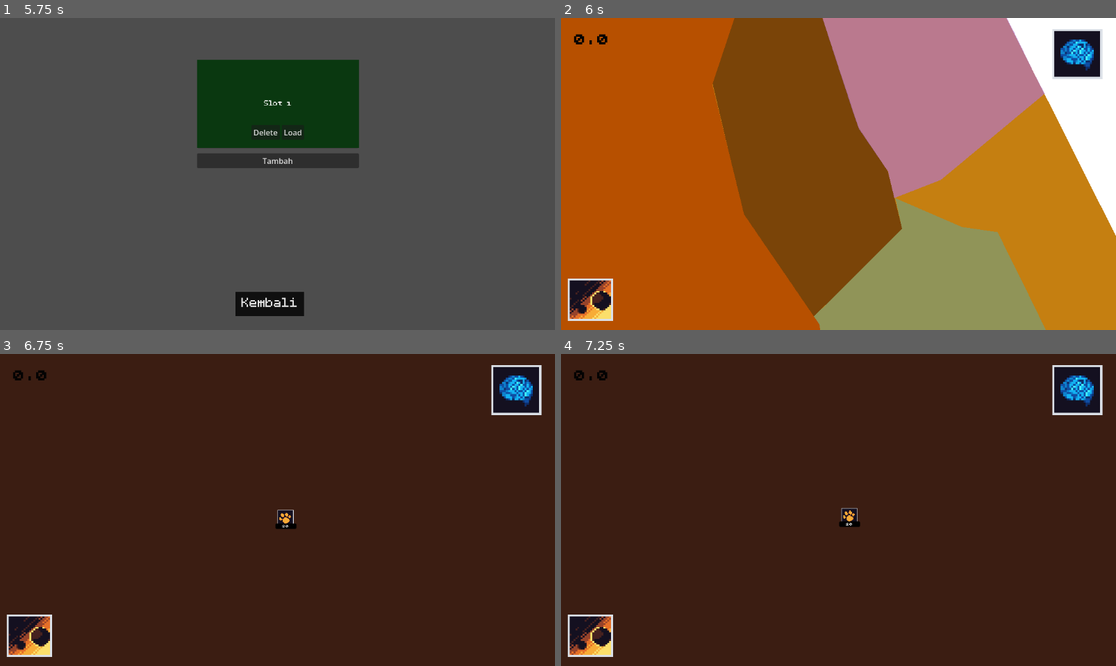
Above: before the commit, frames 1-4 (two rows, left to right).
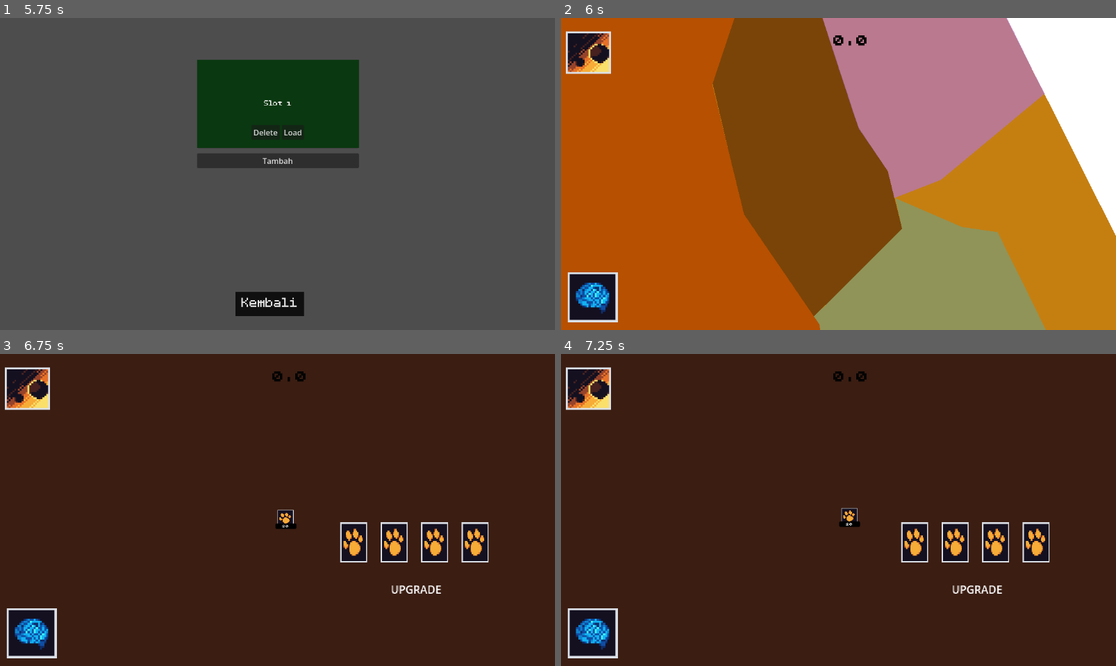
Above: after the commit, the same moments.

Repository: azizul987/Sawit-io
Game: Godot game, scene res://Scene/MainMenui.tscn
Same seed, same stepped clock (60 frames per second), same inputs: the game is played once before the commit and once after it.
Inputs (mouse positions are in pixels of both pictures, inside the frame that each line leads up to; where the layout moved, square brackets give the same spot in the first picture):
- Up to frame 1 (5.75 s): click "Mulai" at 0.5 s; tap Enter at 1.25 s; move the mouse to (399, 158) at 1.27 s; hold Right (ui_right) 1.28-2 s; hold M (add_coin) 1.28-2 s; click (399, 158) at 1.42 s; click "Tambah" at 2 s; click "Kembali" at 2.75 s; click "Mulai" at 3.5 s; drag from (166, 189) to (249, 236) at 4.27 s; tap Space at 5 s; move the mouse to (333, 105) at 5.02 s; hold Right (ui_right) from 5.03 s (still down); hold E (zoom_out) from 5.03 s (still down)
- Up to frame 2 (6 s): release Right (ui_right) at 5.75 s; release E (zoom_out) at 5.75 s; click "Load" at 5.75 s
- Up to frame 3 (6.75 s): click (33, 631) [516, 391] at 6.5 s
- Up to frame 4 (7.25 s): no input

Frame 1 is identical in both runs. In frame 2, 3.9% of the frame differs, in the area x 0-98%, y 3-98%; in frame 3, 6.4%; in frame 4, 6.4%.

Commit message:
add update menu

Diff:
--- /dev/null
+++ b/Logic/Data Templete/Data/Source/UpgradeData.gd
@@ -0,0 +1,27 @@
+class_name UpgradeData
+extends Resource
+
+@export_category("Upgrade Information")
+@export var upgrade_name: String = "Upgrade Baru"
+@export var price: float = 10.0
+@export var icon: Texture2D
+
+@export_category("Level")
+@export var current_level: int = 0
+@export var max_level: int = 10
+
+
+func can_upgrade() -> bool:
+	return current_level < max_level
+
+
+func upgrade() -> bool:
+	if not can_upgrade():
+		return false
+
+	current_level += 1
+	return true
+
+
+func is_max_level() -> bool:
+	return current_level >= max_level
--- /dev/null
+++ b/Logic/Data Templete/Data/Source/updatedatabase.gd
@@ -0,0 +1,4 @@
+class_name UpgradeDatabase
+extends Resource
+
+@export var upgrades: Array[UpgradeData] = []
--- a/Logic/Data Templete/Data/ress/Wilayah3.tres
+++ b/Logic/Data Templete/Data/ress/Wilayah3.tres
@@ -7,6 +7,6 @@
 id_wilayah = &"3"
 nama_wilayah = "Wilayah_3"
 tipe_wilayah = 2
-harga = 100
+harga = 20
 skala_button = 5.0
 metadata/_custom_type_script = "uid://b231hp4nl4apw"
--- /dev/null
+++ b/Logic/Data Templete/Data/ress/updatedatabase.tres
@@ -0,0 +1,23 @@
+[gd_resource type="Resource" script_class="UpgradeDatabase" format=3 uid="uid://dg02w7l0srhat"]
+
+[ext_resource type="Script" uid="uid://b2qs3ham6ojqe" path="res://Logic/Data Templete/Data/Source/updatedatabase.gd" id="1_erwtg"]
+[ext_resource type="Script" uid="uid://g1tewc4pomil" path="res://Logic/Data Templete/Data/Source/UpgradeData.gd" id="2_own6j"]
+[ext_resource type="Texture2D" uid="uid://pg3lumyfvw84" path="res://temp tekture/skill_icons_by_quintino_pixels/24x24/skill_icons5.png" id="3_own6j"]
+[ext_resource type="Texture2D" uid="uid://dkn5k3fjed8dy" path="res://temp tekture/skill_icons_by_quintino_pixels/24x24/skill_icons8.png" id="4_hf23s"]
+
+[sub_resource type="Resource" id="Resource_hf23s"]
+script = ExtResource("2_own6j")
+upgrade_name = "Tes 1"
+icon = ExtResource("3_own6j")
+metadata/_custom_type_script = "uid://g1tewc4pomil"
+
+[sub_resource type="Resource" id="Resource_1pppr"]
+script = ExtResource("2_own6j")
+upgrade_name = "Tes 2"
+icon = ExtResource("4_hf23s")
+metadata/_custom_type_script = "uid://g1tewc4pomil"
+
+[resource]
+script = ExtResource("1_erwtg")
+upgrades = Array[ExtResource("2_own6j")]([SubResource("Resource_hf23s"), SubResource("Resource_1pppr")])
+metadata/_custom_type_script = "uid://b2qs3ham6ojqe"
--- /dev/null
+++ b/Logic/object_For_skrip/updatebtn.tscn
@@ -0,0 +1,45 @@
+[gd_scene format=3 uid="uid://yafkb03mfrdh"]
+
+[ext_resource type="Script" uid="uid://vt368nue1bln" path="res://Ui/updatebtn.gd" id="1_fo7bx"]
+[ext_resource type="Texture2D" uid="uid://bnn4d5r1duo1i" path="res://temp tekture/skill_icons_by_quintino_pixels/24x24/skill_icons2.png" id="2_1gh37"]
+
+[node name="Updatebtn" type="Button" unique_id=1619997399]
+custom_minimum_size = Vector2(412, 80)
+script = ExtResource("1_fo7bx")
+
+[node name="HBoxContainer" type="HBoxContainer" parent="." unique_id=938833588]
+layout_mode = 1
+anchors_preset = 15
+anchor_right = 1.0
+anchor_bottom = 1.0
+grow_horizontal = 2
+grow_vertical = 2
+
+[node name="MarginContainer" type="MarginContainer" parent="HBoxContainer" unique_id=151813277]
+layout_mode = 2
+theme_override_constants/margin_left = 9
+theme_override_constants/margin_top = 11
+theme_override_constants/margin_right = 12
+theme_override_constants/margin_bottom = 12
+
+[node name="Icon" type="TextureButton" parent="HBoxContainer/MarginContainer" unique_id=1897968863]
+custom_minimum_size = Vector2(50, 50)
+layout_mode = 2
+texture_normal = ExtResource("2_1gh37")
+stretch_mode = 0
+
+[node name="VBoxContainer" type="VBoxContainer" parent="HBoxContainer" unique_id=1354535279]
+layout_mode = 2
+size_flags_horizontal = 3
+
+[node name="Nama" type="Label" parent="HBoxContainer/VBoxContainer" unique_id=993452087]
+layout_mode = 2
+text = "Jumlah Sawit"
+
+[node name="Harga" type="Label" parent="HBoxContainer/VBoxContainer" unique_id=2089461872]
+layout_mode = 2
+text = "5"
+
+[node name="Level" type="Label" parent="HBoxContainer/VBoxContainer" unique_id=1322363543]
+layout_mode = 2
+text = "0/1000"
--- a/Ui/Ui_Main.tscn
+++ b/Ui/Ui_Main.tscn
@@ -5,6 +5,10 @@
 [ext_resource type="Texture2D" uid="uid://cj5pek6qteonq" path="res://temp tekture/skill_icons_by_quintino_pixels/24x24/skill_icons46.png" id="3_k7e2i"]
 [ext_resource type="Texture2D" uid="uid://ka5qstdt47mc" path="res://temp tekture/skill_icons_by_quintino_pixels/24x24/skill_icons47.png" id="4_6dpwe"]
 [ext_resource type="Texture2D" uid="uid://luaruaa52acv" path="res://temp tekture/skill_icons_by_quintino_pixels/24x24/skill_icons4.png" id="5_rkw7e"]
+[ext_resource type="Texture2D" uid="uid://c0xhqcmcbti51" path="res://temp tekture/skill_icons_by_quintino_pixels/24x24/skill_icons1.png" id="6_qoxqm"]
+[ext_resource type="Script" uid="uid://cnueueyqy02aq" path="res://Ui/update_menu.gd" id="6_wbkow"]
+[ext_resource type="PackedScene" uid="uid://yafkb03mfrdh" path="res://Logic/object_For_skrip/updatebtn.tscn" id="7_raqhj"]
+[ext_resource type="Resource" uid="uid://dg02w7l0srhat" path="res://Logic/Data Templete/Data/ress/updatedatabase.tres" id="7_wbkow"]
 
 [node name="UiMain" type="Control" unique_id=1805602719]
 layout_mode = 3
@@ -23,6 +27,10 @@
 anchor_top = 0.035923753
 anchor_right = 0.09364517
 anchor_bottom = 0.10495499
+offset_left = 537.6446
+offset_top = 1.7214088
+offset_right = 537.64465
+offset_bottom = 1.721405
 theme_override_colors/font_color = Color(0.011087579, 0.011087578, 0.01108758, 1)
 theme_override_fonts/font = ExtResource("2_lr6hm")
 theme_override_font_sizes/font_size = 40
@@ -39,22 +47,92 @@
 
 [node name="Change _Mode" type="TextureButton" parent="CanvasLayer/SkillTree" unique_id=671338521]
 layout_mode = 0
-offset_left = 1020.1288
-offset_top = 23.278591
-offset_right = 1123.7651
-offset_bottom = 126.91495
+offset_left = 14.0
+offset_top = 528.0
+offset_right = 117.63635
+offset_bottom = 631.63635
 texture_normal = ExtResource("3_k7e2i")
 texture_pressed = ExtResource("4_6dpwe")
 stretch_mode = 0
 
 [node name="Exit" type="TextureButton" parent="CanvasLayer/SkillTree" unique_id=1425474892]
 layout_mode = 0
-offset_left = 14.0
-offset_top = 541.0
-offset_right = 107.75701
-offset_bottom = 629.0
+offset_left = 10.0
+offset_top = 28.0
+offset_right = 103.75701
+offset_bottom = 116.0
 texture_normal = ExtResource("5_rkw7e")
 stretch_mode = 0
 
+[node name="UpdateMenu" type="Control" parent="." unique_id=1103348269]
+layout_mode = 1
+anchor_left = 0.6484375
+anchor_top = 0.012345679
+anchor_right = 1.0
+anchor_bottom = 1.0
+grow_horizontal = 2
+grow_vertical = 2
+script = ExtResource("6_wbkow")
+upgrade_database = ExtResource("7_wbkow")
+upgrade_button_scene = ExtResource("7_raqhj")
+metadata/_edit_use_anchors_ = true
+
+[node name="ScrollContainer" type="ScrollContainer" parent="UpdateMenu" unique_id=1445823402]
+layout_mode = 1
+anchors_preset = 15
+anchor_right = 1.0
+anchor_bottom = 1.0
+offset_left = -17.0
+offset_top = 152.0
+offset_right = -2.0
+grow_horizontal = 2
+grow_vertical = 2
+
+[node name="VBoxContainer" type="VBoxContainer" parent="UpdateMenu/ScrollContainer" unique_id=2138028305]
+layout_mode = 2
+
+[node name="HBoxContainer" type="HBoxContainer" parent="UpdateMenu" unique_id=941773606]
+layout_mode = 0
+offset_left = 1.0
+offset_top = 18.0
+offset_right = 406.0
+offset_bottom = 78.0
+theme_override_constants/separation = 20
+alignment = 1
+
+[node name="TextureButton" type="TextureButton" parent="UpdateMenu/HBoxContainer" unique_id=480799398]
+custom_minimum_size = Vector2(40, 40)
+layout_mode = 2
+texture_normal = ExtResource("6_qoxqm")
+stretch_mode = 0
+
+[node name="TextureButton2" type="TextureButton" parent="UpdateMenu/HBoxContainer" unique_id=1605117621]
+custom_minimum_size = Vector2(40, 40)
+layout_mode = 2
+texture_normal = ExtResource("6_qoxqm")
+stretch_mode = 0
+
+[node name="TextureButton3" type="TextureButton" parent="UpdateMenu/HBoxContainer" unique_id=475751486]
+custom_minimum_size = Vector2(40, 40)
+layout_mode = 2
+texture_normal = ExtResource("6_qoxqm")
+stretch_mode = 0
+
+[node name="TextureButton4" type="TextureButton" parent="UpdateMenu/HBoxContainer" unique_id=399836918]
+custom_minimum_size = Vector2(40, 40)
+layout_mode = 2
+texture_normal = ExtResource("6_qoxqm")
+stretch_mode = 0
+
+[node name="Merek" type="Label" parent="UpdateMenu" unique_id=381793057]
+layout_mode = 0
+offset_left = 52.0
+offset_top = 94.0
+offset_right = 360.0
+offset_bottom = 141.0
+text = "UPGRADE"
+horizontal_alignment = 1
+vertical_alignment = 1
+
 [connection signal="pressed" from="CanvasLayer/SkillTree/Change _Mode" to="." method="_on_texture_button_pressed"]
 [connection signal="pressed" from="CanvasLayer/SkillTree/Exit" to="." method="_on_exit_pressed"]
--- /dev/null
+++ b/Ui/update_menu.gd
@@ -0,0 +1,78 @@
+extends Control
+
+@export_category("Upgrade Resources")
+@export var upgrade_database: UpgradeDatabase
+@export var upgrade_button_scene: PackedScene
+
+@export_category("Player")
+@export var player_money: float = 1000.0
+
+@onready var upgrade_container: VBoxContainer = (
+	$ScrollContainer/VBoxContainer
+)
+
+
+func _ready() -> void:
+	generate_upgrade_buttons()
+
+
+func generate_upgrade_buttons() -> void:
+	clear_upgrade_buttons()
+
+	if upgrade_database == null:
+		push_error("Upgrade Database belum dipasang.")
+		return
+
+	if upgrade_button_scene == null:
+		push_error("Upgrade Button Scene belum dipasang.")
+		return
+
+	for upgrade_data: UpgradeData in upgrade_database.upgrades:
+		if upgrade_data == null:
+			continue
+
+		var button: UpgradeButton = upgrade_button_scene.instantiate()
+
+		upgrade_container.add_child(button)
+		button.setup(upgrade_data)
+
+		button.purchase_requested.connect(
+			_on_purchase_requested
+		)
+
+
+func clear_upgrade_buttons() -> void:
+	for child: Node in upgrade_container.get_children():
+		child.queue_free()
+
+
+func _on_purchase_requested(
+	upgrade_data: UpgradeData,
+	button: UpgradeButton
+) -> void:
+	if upgrade_data.is_max_level():
+		return
+
+	if player_money < upgrade_data.price:
+		print("Uang tidak cukup.")
+		return
+
+	player_money -= upgrade_data.price
+
+	var upgrade_success: bool = upgrade_data.upgrade()
+
+	if not upgrade_success:
+		return
+
+	button.refresh()
+
+	print(
+		"Membeli ",
+		upgrade_data.upgrade_name,
+		" | Level: ",
+		upgrade_data.current_level,
+		"/",
+		upgrade_data.max_level,
+		" | Sisa uang: ",
+		player_money
+	)
--- /dev/null
+++ b/Ui/updatebtn.gd
@@ -0,0 +1,50 @@
+class_name UpgradeButton
+extends Button
+
+signal purchase_requested(
+	upgrade_data: UpgradeData,
+	button: UpgradeButton
+)
+
+@onready var icon_rect: TextureButton = $HBoxContainer/MarginContainer/Icon
+@onready var name_label: Label =$HBoxContainer/VBoxContainer/Nama
+@onready var level_label: Label = $HBoxContainer/VBoxContainer/Level
+@onready var price_label: Label = $HBoxContainer/VBoxContainer/Harga
+
+var data: UpgradeData
+
+
+func _ready() -> void:
+	pressed.connect(_on_pressed)
+
+
+func setup(upgrade_data: UpgradeData) -> void:
+	data = upgrade_data
+	refresh()
+
+
+func refresh() -> void:
+	if data == null:
+		return
+
+	icon_rect.texture_normal = data.icon
+	name_label.text = data.upgrade_name
+
+	level_label.text = "Level %d/%d" % [
+		data.current_level,
+		data.max_level
+	]
+
+	if data.is_max_level():
+		price_label.text = "MAX LEVEL"
+		disabled = true
+	else:
+		price_label.text = "Harga: %.0f" % data.price
+		disabled = false
+
+
+func _on_pressed() -> void:
+	if data == null:
+		return
+
+	purchase_requested.emit(data, self)
Not shown, added: Asset/Sawit-2.png.import
Not shown, added: Asset/Sawit-3.png.import
Not shown, added: Asset/Sawit.png.import
Not shown, added: Logic/Data Templete/Data/Source/UpgradeData.gd.uid
Not shown, added: Logic/Data Templete/Data/Source/updatedatabase.gd.uid
Not shown, added: Ui/update_menu.gd.uid
Not shown, added: Ui/updatebtn.gd.uid
